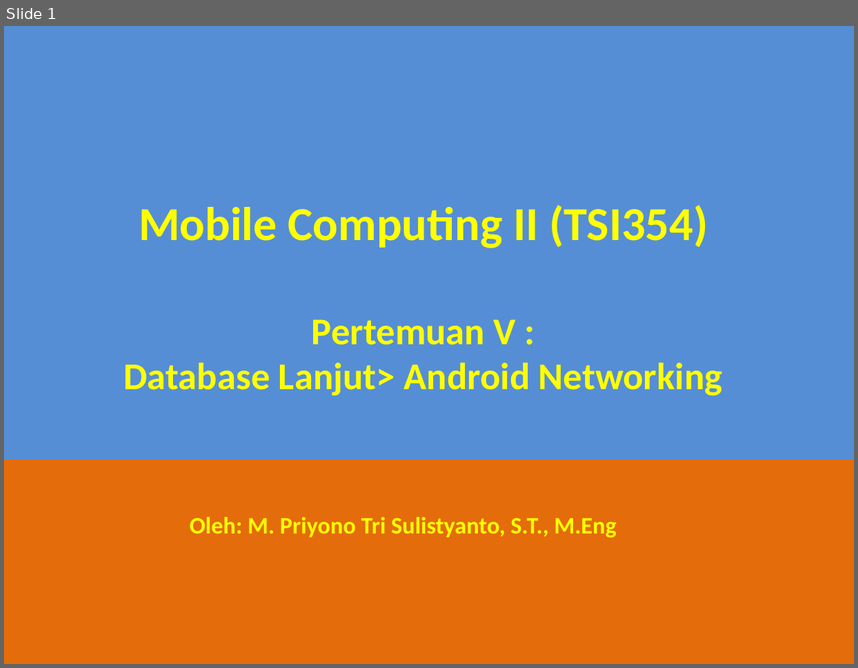
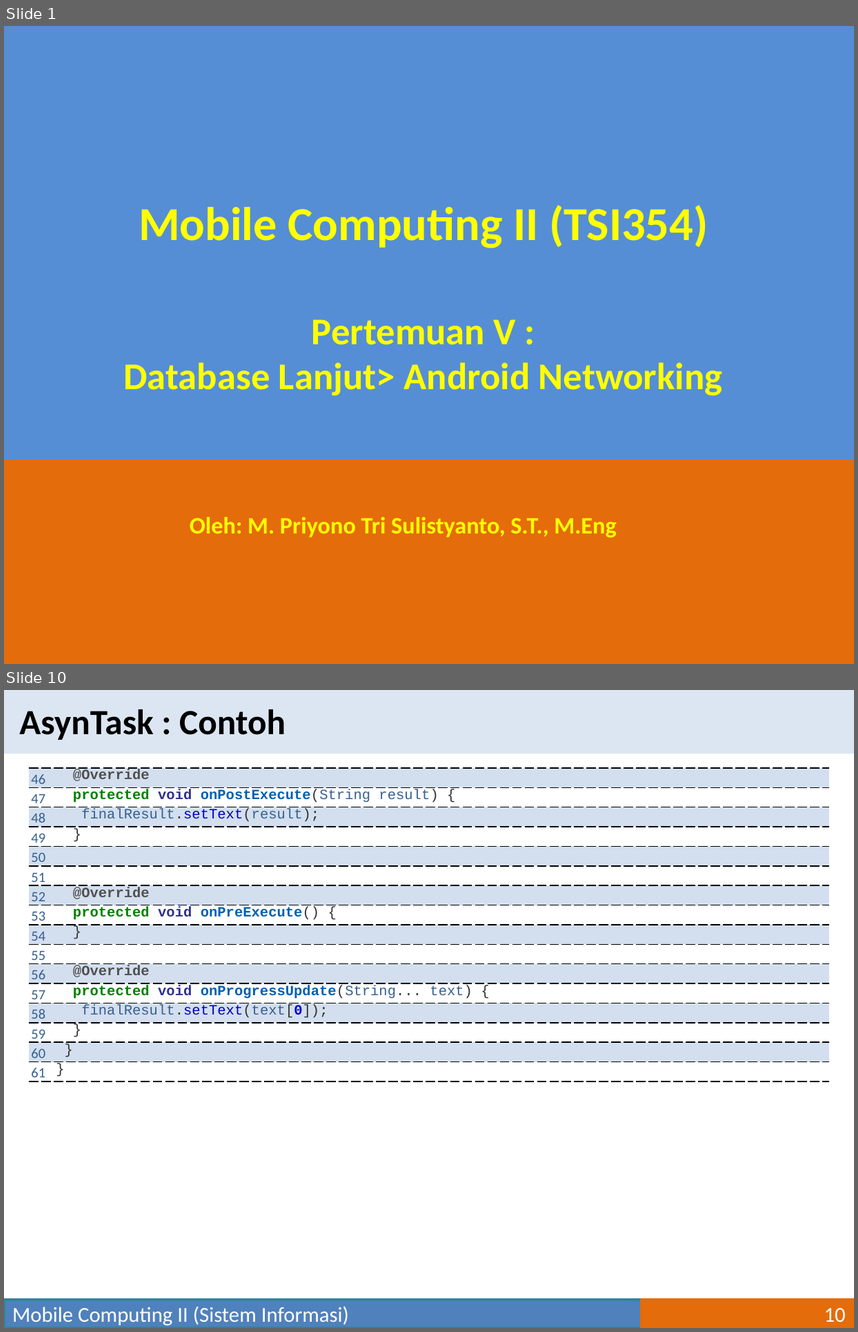
Before and after one commit to mpriyonots/Mobile-Computing-II, a slide deck: materi/Mobile Computing II-05.pptx. Shown one above the other, each under a label of ours: slide 1 before the commit, slides 1 and 10 after it; the slides between them are not shown. The pictures are 858x668 and 858x1332 pixels, drawn with LibreOffice and Linux fonts; fonts in the diff are those of the drawing. Boxes give left, top, right and bottom in pixels: in the first picture for what was removed or moved away, otherwise in the second. Text is boxed around its words. In the diff, an @@ line names an element or a change of style, - is before the commit and + after.

```diff
--- a/materi/Mobile Computing II-05.pptx
+++ b/materi/Mobile Computing II-05.pptx
@@ slide 10 added at [4, 690, 854, 1328], background #FFFFFF @@
@@ rectangle added at [4, 690, 854, 753], fill #DCE6F2 @@
@@ text added at [19, 709, 286, 740], 30 pt, text #000000, bold @@
+AsynTask : Contoh
@@ table added at [29, 768, 829, 1084], 16 rows, 2 columns @@
+46 | @Override
+47 | protected void onPostExecute(String result) {
+48 | finalResult.setText(result);
+49 | }
+50 | 
+51 | 
+52 | @Override
+53 | protected void onPreExecute() {
+54 | }
+55 | 
+56 | @Override
+57 | protected void onProgressUpdate(String... text) {
+58 | finalResult.setText(text[0]);
+59 | }
+60 | }
+61 | }
@@ rectangle added at [4, 1299, 642, 1328], fill #4F81BD, outline #31859C 2 pt, 18 pt, text #FFFFFF @@
+Mobile Computing II (Sistem Informasi)
@@ page number added at [642, 1299, 854, 1328], fill #E46C0A, outline #E46C0A 2 pt, 18 pt, text #FFFFFF @@
+10
```
Also in this commit, not shown: 1 slide changed, 7 other slides added, 1 slide removed, 1 other file.
